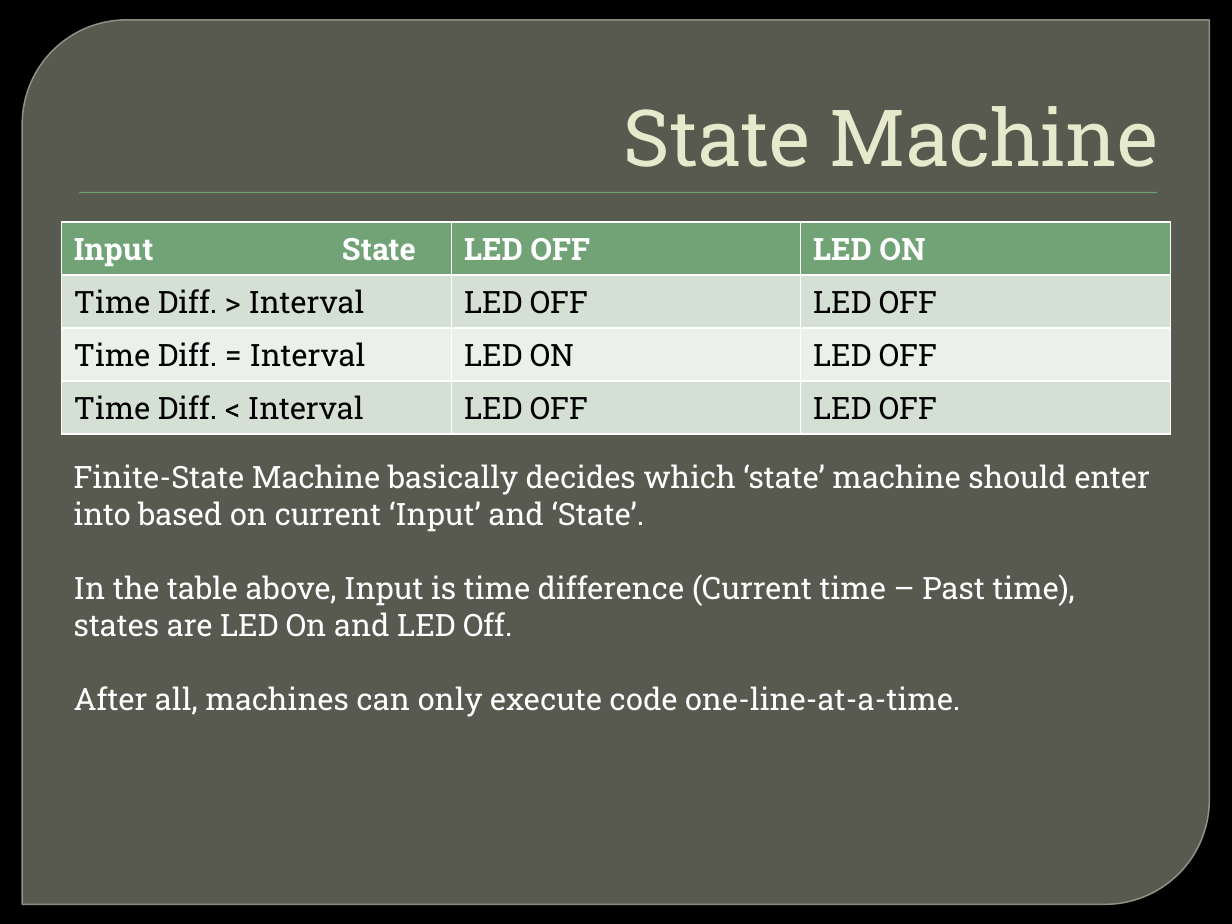
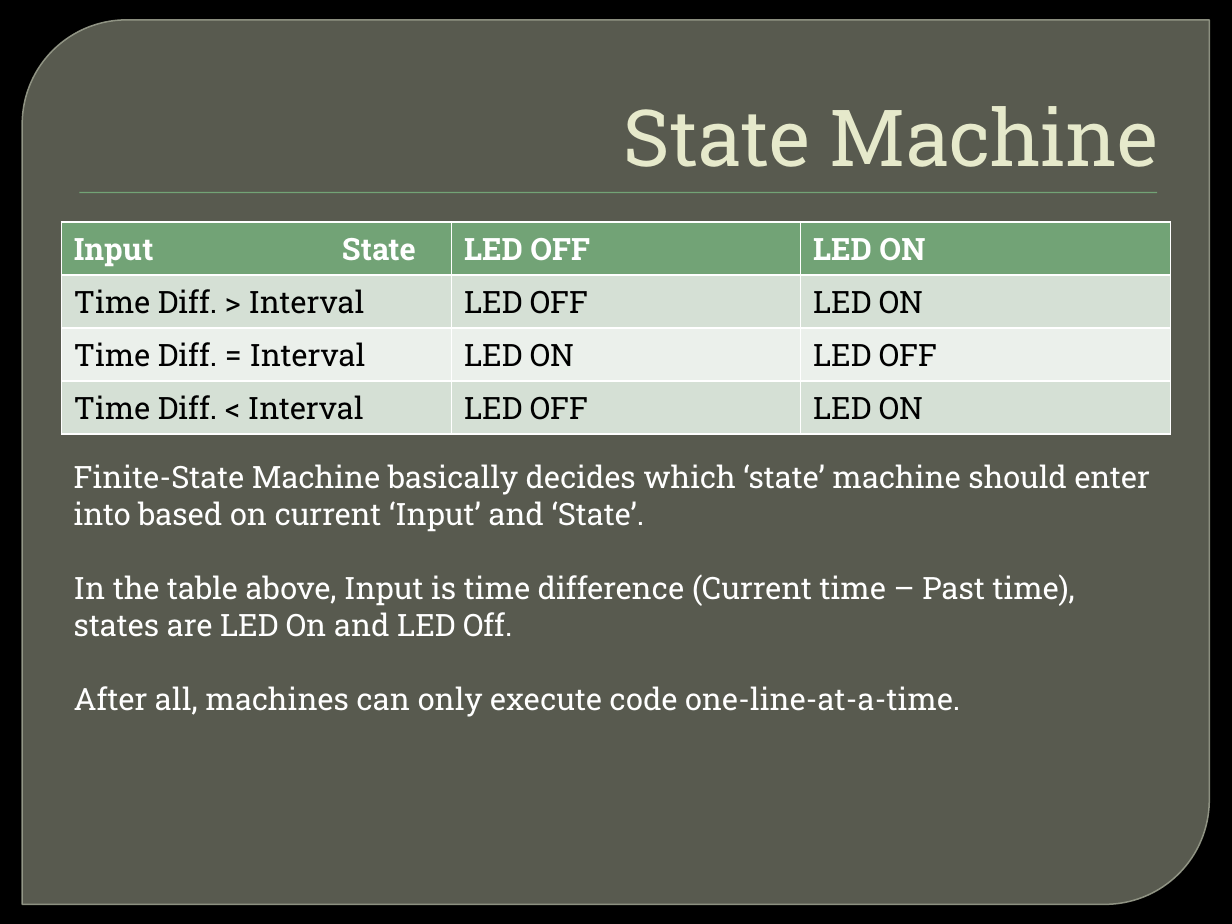
Before and after one commit to exl8454/Workshop_Materials, a slide deck: slide 3 of Workshop_Slides/Electronics Workshop (12).pptx. Drawn at 1232x924 pixels with LibreOffice and Linux fonts; fonts in the diff are those of the drawing; background and template pictures are left out. Boxes give left, top, right and bottom in pixels: in the first picture for what was removed or moved away, otherwise in the second. Text is boxed around its words. In the diff, an @@ line names an element or a change of style, - is before the commit and + after.

Commit message:
Changed Error on Slide

```diff
--- a/Workshop_Slides/Electronics Workshop (12).pptx
+++ b/Workshop_Slides/Electronics Workshop (12).pptx
@@ table at [62, 222, 1170, 424] @@
-row 2, column 3: LED OFF
+row 2, column 3: LED ON
-row 4, column 3: LED OFF
+row 4, column 3: LED ON
```
